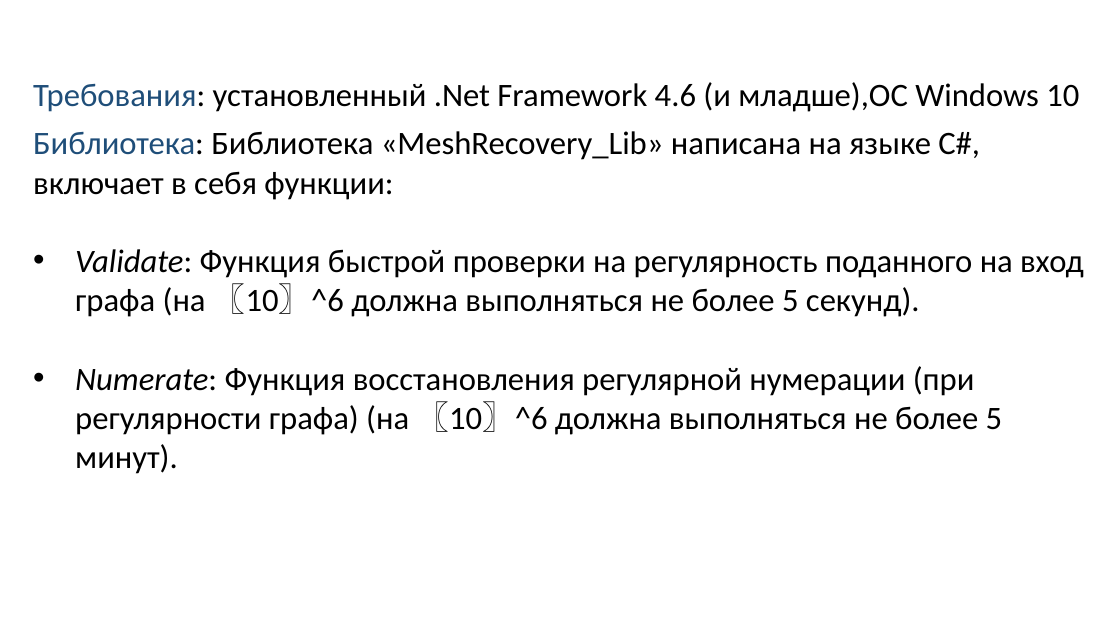
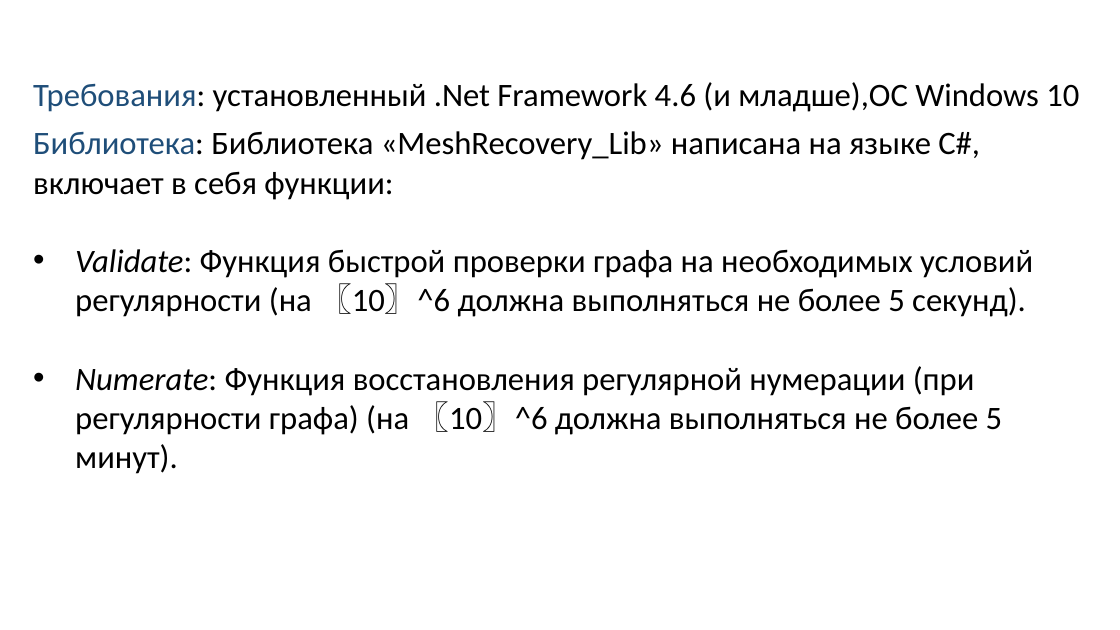
Before and after one commit to Linserous/NumericalGridGeneration, a slide deck: slide 41 of docs/Презентация v0.8.1.pptx. Drawn at 1120x630 pixels with LibreOffice and Linux fonts; fonts in the diff are those of the drawing. Boxes give left, top, right and bottom in pixels: in the first picture for what was removed or moved away, otherwise in the second. Text is boxed around its words. In the diff, an @@ line names an element or a change of style, - is before the commit and + after.

```diff
--- a/docs/Презентация v0.8.1.pptx
+++ b/docs/Презентация v0.8.1.pptx
@@ text at <box>75,249,1033,317</box>: text changed @@
-• Validate: Функция быстрой проверки на регулярность поданного на вход графа (на 〖10〗^6 должна выполняться не более 5 секунд).
+• Validate: Функция быстрой проверки графа на необходимых условий регулярности (на 〖10〗^6 должна выполняться не более 5 секунд).
```
Also in this commit, not shown: 2 other slides changed, 1 slide added, 1 slide removed.
